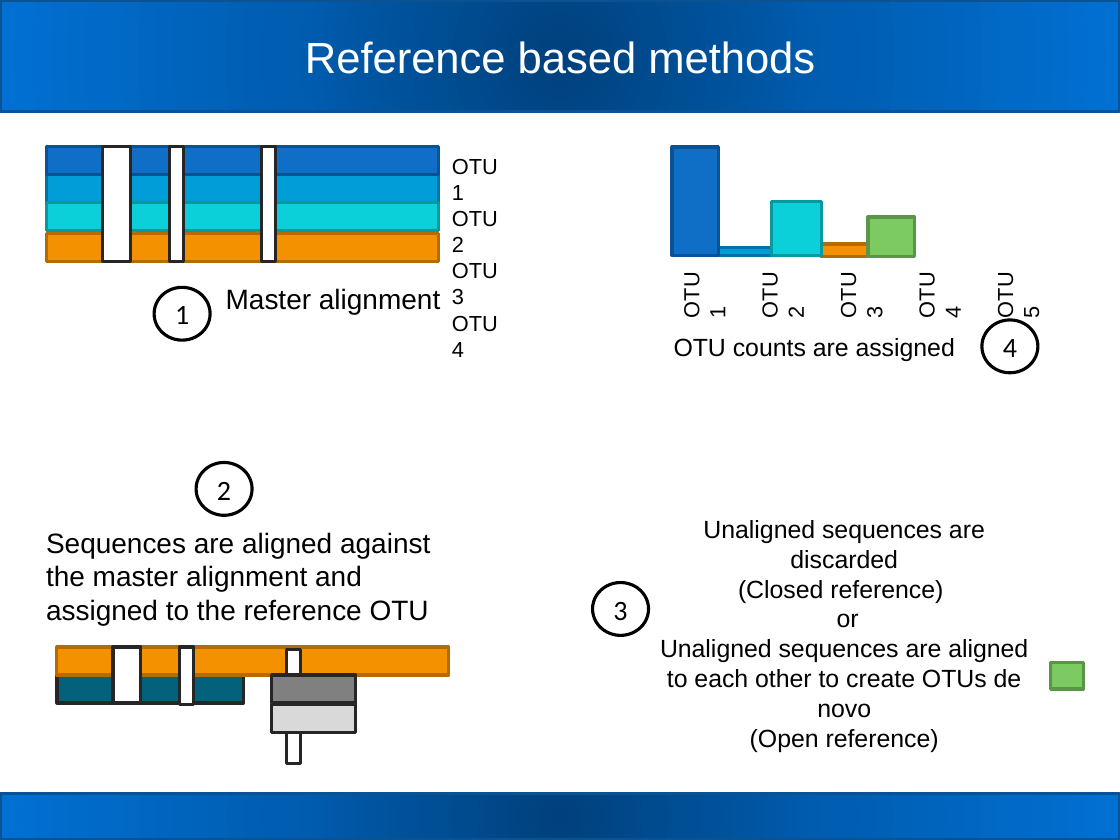
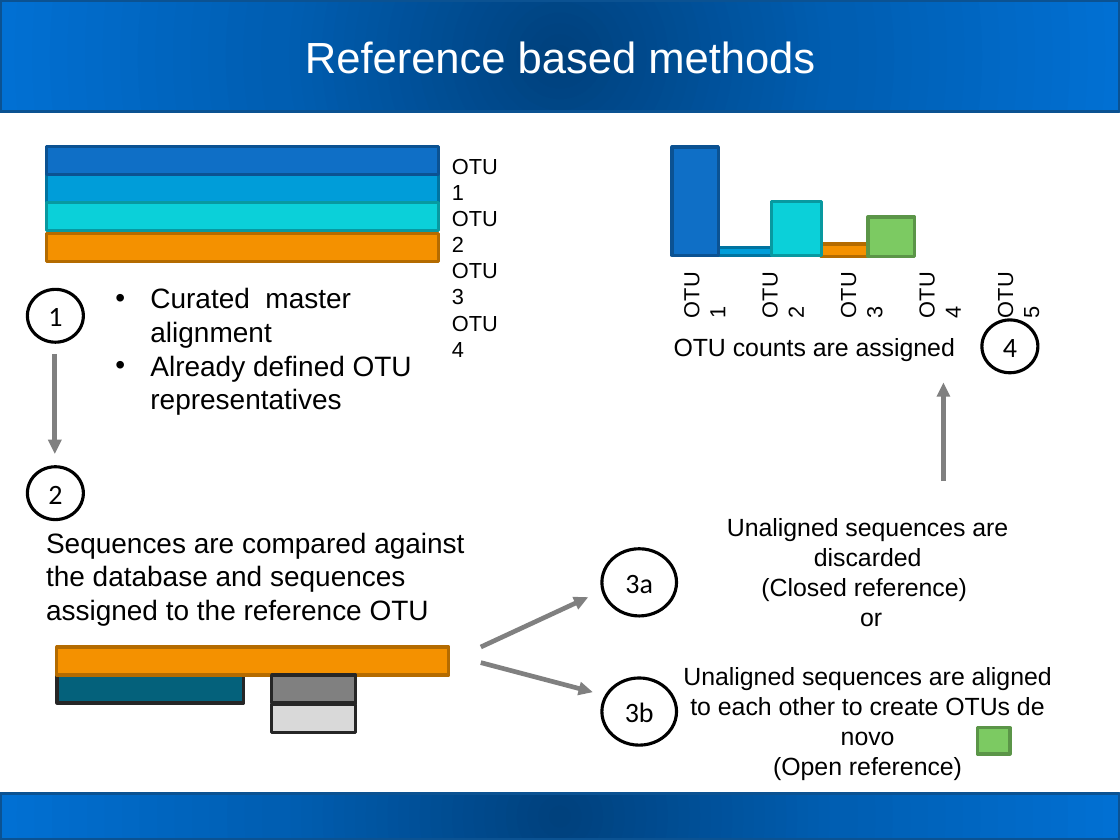
Before and after one commit to carden24/MIC506-Workshop, a slide deck: slide 23 of W2_16S_analysis.pptx (slide 22 before the commit). Drawn at 1120x840 pixels with LibreOffice and Linux fonts; fonts in the diff are those of the drawing. Boxes give left, top, right and bottom in pixels: in the first picture for what was removed or moved away, otherwise in the second. Text is boxed around its words. In the diff, an @@ line names an element or a change of style, - is before the commit and + after.

Commit message:
Updating presentation 2

```diff
--- a/W2_16S_analysis.pptx
+++ b/W2_16S_analysis.pptx
@@ rectangle removed at [103,147,131,261] @@
@@ rectangle removed at [169,147,183,261] @@
@@ rectangle removed at [261,147,274,261] @@
@@ ellipse "1": place and size @@
-ellipse "1" at [155,288,211,340]
+ellipse "1" at [27,289,83,342]
@@ text at [150,287,412,414]: text changed @@
-Master alignment
+• Curated master alignment
+• Already defined OTU representatives
@@ arrow added from (55, 354) to (55, 454), #808080 3 pt @@
@@ arrow added from (943, 482) to (943, 383), #808080 3 pt @@
@@ ellipse "2": place and size @@
-ellipse "2" at [196,463,252,515]
+ellipse "2" at [27,467,83,520]
@@ text "Unaligned sequences are discarded" rewrapped from [660,520,1028,752] to [683,518,1052,780] @@
@@ text at [46,532,464,625]: text changed @@
-Sequences are aligned against the master alignment and assigned to the reference OTU
+Sequences are compared against the database and sequences assigned to the reference OTU
@@ ellipse "3a": place and size @@
-ellipse "3a" at [592,582,648,635]
+ellipse "3a" at [601,549,676,616]
@@ arrow added from (480, 647) to (588, 597), #808080 3 pt @@
@@ text in ellipse at [625,575,653,594]: text changed @@
-3
+3a
@@ rectangle removed at [113,647,141,703] @@
@@ rectangle removed at [180,647,194,704] @@
@@ rectangle removed at [287,650,300,764] @@
@@ arrow added from (480, 663) to (592, 692), #808080 3 pt @@
@@ ellipse added at [601,678,676,745], fill #FFFFFF, outline #000000 2 pt, 18 pt, text #000000 @@
+3b
@@ rectangle: place and size @@
-rectangle at [1051,662,1084,689]
+rectangle at [977,727,1010,754]
```
Also in this commit, not shown: 3 other slides changed, 1 slide added.
